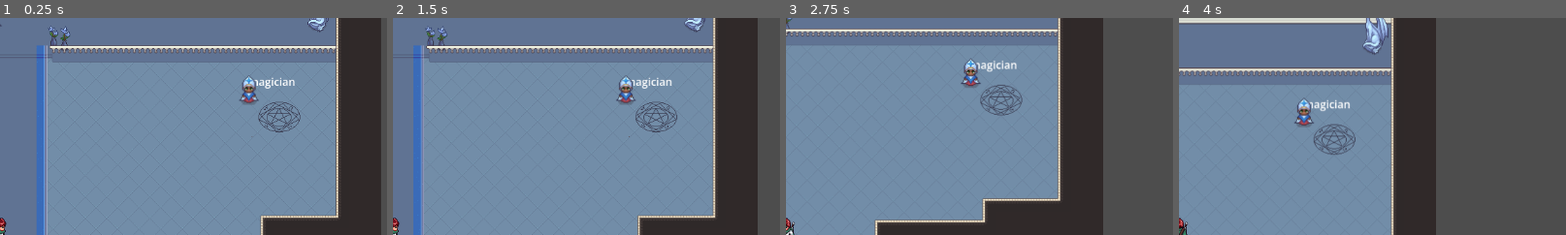
Above: before the commit, frames 1-4 (left to right).
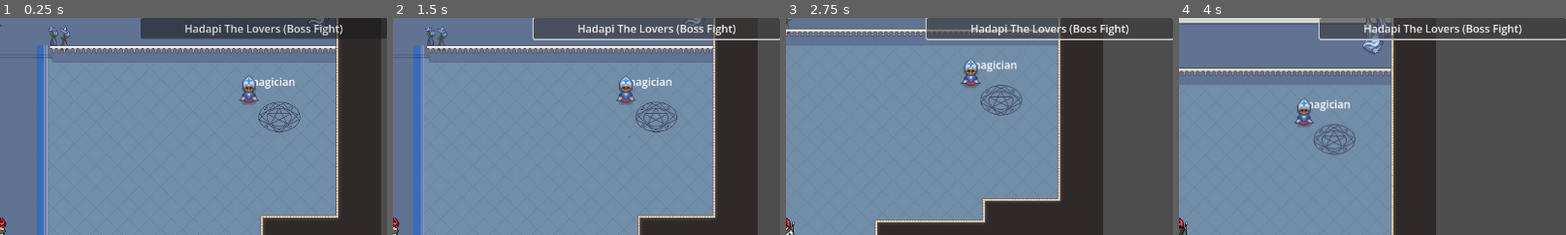
Above: after the commit, the same moments.

Repository: Jofadlan/the-jester-zero-hour
Game: Godot game, scene res://scenes/RoyalHall.tscn
Two runs of this game, one before a commit and one after it. Both use one fixed random seed, a clock stepped at 60 frames per second and the inputs below.
Inputs (mouse positions are % of the whole screen's width and height, from its top left):
- Up to frame 1 (0.25 s): no input
- Up to frame 2 (1.5 s): click (84, 2) at 0.5 s, where only the run after the commit has a clickable "Hadapi The Lovers (Boss Fight)"; tap Enter at 1.25 s; hold Right (ui_right) from 1.28 s (still down); hold E (interact) from 1.28 s (still down)
- Up to frame 3 (2.75 s): release Right (ui_right) at 2.03 s; release E (interact) at 2.03 s; hold Down (ui_down) from 2.03 s (still down); tap E (interact) at 2.1 s
- Up to frame 4 (4 s): tap Space at 2.75 s; release Down (ui_down) at 2.78 s; hold Right (ui_right) 2.78-3.53 s; hold E (interact) 2.78-3.53 s; tap Left (jalan) at 2.85 s; hold Up (ui_up) from 3.53 s (still down); tap E (interact) at 3.6 s
The pictures show only the part of the screen within x 50-100%, y 0-50%; the shares and areas given below are measured in that part.

The runs differ from the first frame. In frame 1, 5.1% of the frame differs, in the area x 36-100%, y 0-10%; in frame 2, 5.1%; in frame 3, 4.1%; in frame 4, 3.0%.

Commit message:
feat(RoyalHall): add BtnChoice1 & BtnChoice2, enable full combat loop flow
- Add choice buttons to DialogueBox for narrative branching
- Fix UI visibility on _ready()
- Full flow RoyalHall → Combat → Victory/Defeat → return works

Diff:
--- a/scenes/RoyalHall.gd
+++ b/scenes/RoyalHall.gd
@@ -7,38 +7,36 @@
 @onready var label_text     : Label   = $UI/DialogueBox/VBox/LabelText
 @onready var btn_next       : Button  = $UI/DialogueBox/VBox/HBox/BtnNext
 @onready var btn_close      : Button  = $UI/DialogueBox/VBox/HBox/BtnClose
-@onready var btn_go_boss    : Button  = $UI/BtnGoBoss
-
-var _dialogue_queue : Array[String] = []
-var _current_speaker: String = ""
-var _player: Node = null
+
+# Choice buttons — tambahkan 2 button ini di DialogueBox/VBox/HBox di scene
+@onready var btn_choice_1   : Button  = $UI/DialogueBox/VBox/HBox/BtnChoice1
+@onready var btn_choice_2   : Button  = $UI/DialogueBox/VBox/HBox/BtnChoice2
+
+var _dialogue_queue  : Array[String] = []
+var _current_speaker : String = ""
+var _player          : Node   = null
+var _pending_choices : Array  = []  # [{text, callable}]
 
 func _ready():
-	# Pastikan UI visible
 	$UI.visible = true
 	dialogue_box.hide()
-	btn_go_boss.hide()
 
 	btn_next.pressed.connect(_advance_dialogue)
 	btn_close.pressed.connect(_close_dialogue)
-
-	if GameManager.tutorial_done:
-		btn_go_boss.show()
-
-	# Cari player
+	btn_choice_1.pressed.connect(_on_choice_pressed.bind(0))
+	btn_choice_2.pressed.connect(_on_choice_pressed.bind(1))
+
+	btn_choice_1.hide()
+	btn_choice_2.hide()
+
 	await get_tree().process_frame
 	var players = get_tree().get_nodes_in_group("player")
 	if players.size() > 0:
 		_player = players[0]
-	else:
-		# Fallback — cari by class
-		_player = $Player if has_node("Player") else null
 
 func _process(_delta):
 	if _player == null:
 		return
-
-	# Update NPC indicators berdasarkan jarak
 	for npc in get_tree().get_nodes_in_group("npc"):
 		var dist = _player.global_position.distance_to(npc.global_position)
 		if dist < INTERACT_RADIUS:
@@ -47,26 +45,27 @@
 			npc.hide_indicator()
 
 func _input(event):
-	# Tutup dialogue dengan E atau close button
-	if event.is_action_pressed("interact") and dialogue_box.visible:
+	if event.is_action_pressed("interact") and dialogue_box.visible and _pending_choices.is_empty():
 		_advance_dialogue()
 		return
 
-	# Buka dialogue
 	if event.is_action_pressed("interact") and not dialogue_box.visible:
-		if _player == null:
-			return
 		_try_interact()
 
+# ── INTERACTION ────────────────────────────────────
+
 func _try_interact():
-	var closest_npc: Node = null
-	var closest_dist := INTERACT_RADIUS
+	if _player == null:
+		return
+
+	var closest_npc : Node  = null
+	var closest_dist: float = INTERACT_RADIUS
 
 	for npc in get_tree().get_nodes_in_group("npc"):
 		var dist = _player.global_position.distance_to(npc.global_position)
 		if dist < closest_dist:
 			closest_dist = dist
-			closest_npc = npc
+			closest_npc  = npc
 
 	if closest_npc == null:
 		return
@@ -76,24 +75,67 @@
 		"emperor":   _talk_emperor()
 		"priestess": _talk_priestess()
 
-# ── DIALOGUE ──────────────────────────────────────
-
-func _open_dialogue(speaker: String, lines: Array[String]):
-	_current_speaker = speaker
+# ── DIALOGUE ENGINE ────────────────────────────────
+
+func _open_dialogue(speaker: String, lines: Array[String], choices: Array = []):
+	_current_speaker  = speaker
 	_dialogue_queue   = lines.duplicate()
+	_pending_choices  = choices
+	btn_next.show()
+	btn_close.show()
+	btn_choice_1.hide()
+	btn_choice_2.hide()
 	dialogue_box.show()
 	_advance_dialogue()
 
 func _advance_dialogue():
-	if _dialogue_queue.is_empty():
+	if not _dialogue_queue.is_empty():
+		label_speaker.text = _current_speaker
+		label_text.text    = _dialogue_queue.pop_front()
+
+		# Kalau ini line terakhir dan ada choices, tampilkan choices
+		if _dialogue_queue.is_empty() and not _pending_choices.is_empty():
+			_show_choices()
+		return
+
+	# Queue habis dan tidak ada choices — tutup
+	if _pending_choices.is_empty():
 		_close_dialogue()
-		return
-	label_speaker.text = _current_speaker
-	label_text.text    = _dialogue_queue.pop_front()
+
+func _show_choices():
+	btn_next.hide()
+	btn_close.hide()
+
+	if _pending_choices.size() >= 1:
+		btn_choice_1.text = _pending_choices[0]["text"]
+		btn_choice_1.show()
+
+	if _pending_choices.size() >= 2:
+		btn_choice_2.text = _pending_choices[1]["text"]
+		btn_choice_2.show()
+
+func _on_choice_pressed(index: int):
+	if index >= _pending_choices.size():
+		return
+
+	var choice = _pending_choices[index]
+	_pending_choices = []
+	btn_choice_1.hide()
+	btn_choice_2.hide()
+	_close_dialogue()
+
+	# Jalankan aksi setelah dialogue tutup
+	if choice.has("action"):
+		choice["action"].call()
 
 func _close_dialogue():
 	dialogue_box.hide()
 	_dialogue_queue.clear()
+	_pending_choices = []
+	btn_next.show()
+	btn_close.show()
+	btn_choice_1.hide()
+	btn_choice_2.hide()
 
 # ── NPC TALKS ─────────────────────────────────────
 
@@ -104,15 +146,34 @@
 			_open_dialogue("The Magician", [
 				"Ah, si pelawak malam. Kau berlatih lagi tadi malam, bukan?",
 				"Tanganmu... tidak seperti tangan badut biasa.",
-				"Jika kau butuh buku taktik — perpustakaanku terbuka.",
+				"Malam ini — apakah kau ingin berlatih lagi?",
+			], [
+				{
+					"text": "\"Iya. Aku butuh berlatih.\"",
+					"action": Callable(self, "_go_combat_normal")
+				},
+				{
+					"text": "\"Ceritakan tentang The Lovers.\"",
+					"action": Callable(self, "_go_combat_boss")
+				},
 			])
 		"grey":
 			_open_dialogue("The Magician", [
 				"Matamu semakin berat hari ini.",
 				"Aku pernah melihat mata seperti itu. Orang yang menanggung sesuatu terlalu lama.",
-				"Hati-hati. Beban itu bisa mengubah caramu memegang pedang.",
+				"...Apakah kau masih ingin berlatih? Dalam kondisi seperti ini?",
+			], [
+				{
+					"text": "\"Justru itulah aku harus berlatih.\"",
+					"action": Callable(self, "_go_combat_normal")
+				},
+				{
+					"text": "\"Tidak. Aku hanya ingin bicara.\"",
+					"action": func(): pass
+				},
 			])
 		"joker":
+			# Corruption tinggi — Magician menolak melatih
 			_open_dialogue("The Magician", [
 				"...",
 				"Kau masih di sini. Aku kira kau sudah pergi.",
@@ -161,3 +222,13 @@
 				"*Ia berpaling darimu.*",
 				"*Pertama kalinya.*",
 			])
+
+# ── COMBAT TRANSITIONS ────────────────────────────
+
+func _go_combat_normal():
+	GameManager.combat_mode = "normal"
+	get_tree().change_scene_to_file("res://scenes/CombatScene.tscn")
+
+func _go_combat_boss():
+	GameManager.combat_mode = "boss"
+	get_tree().change_scene_to_file("res://scenes/CombatScene.tscn")
--- a/scenes/RoyalHall.tscn
+++ b/scenes/RoyalHall.tscn
@@ -478,6 +478,12 @@
 layout_mode = 2
 text = "Tutup ✕"
 
+[node name="BtnChoice1" type="Button" parent="UI/DialogueBox/VBox/HBox" unique_id=104827428]
+layout_mode = 2
+
+[node name="BtnChoice2" type="Button" parent="UI/DialogueBox/VBox/HBox" unique_id=1159775861]
+layout_mode = 2
+
 [node name="BtnGoBoss" type="Button" parent="UI" unique_id=1741965185]
 anchors_preset = 1
 anchor_left = 1.0
